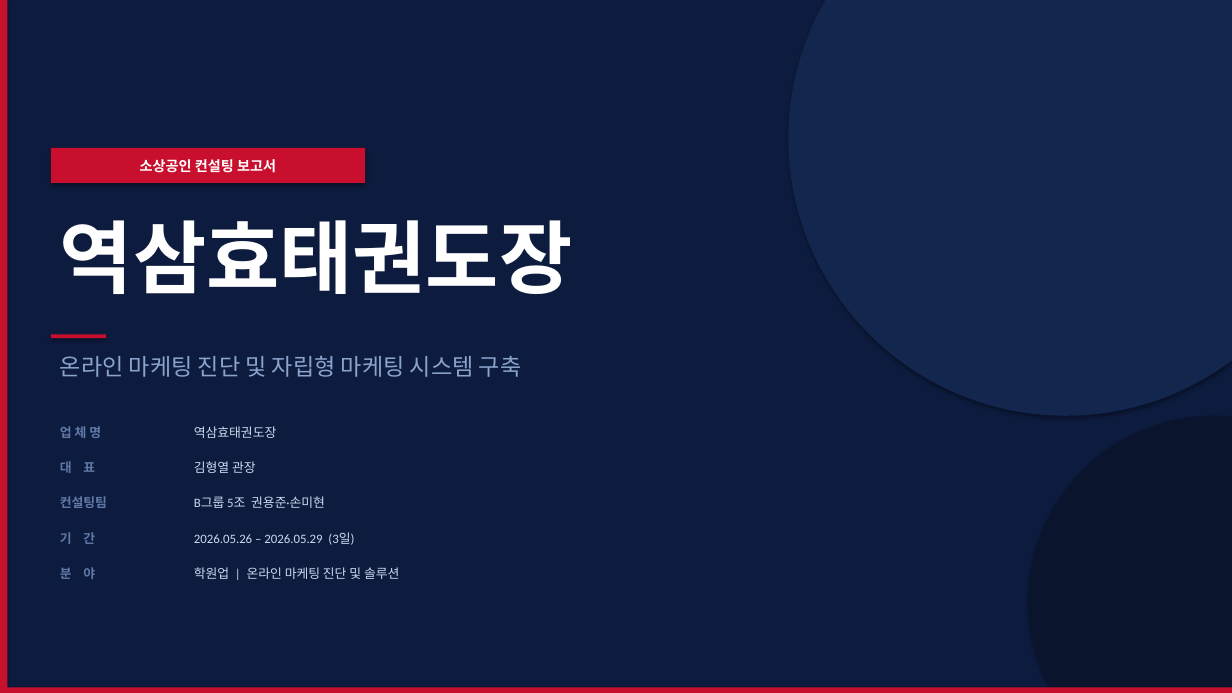
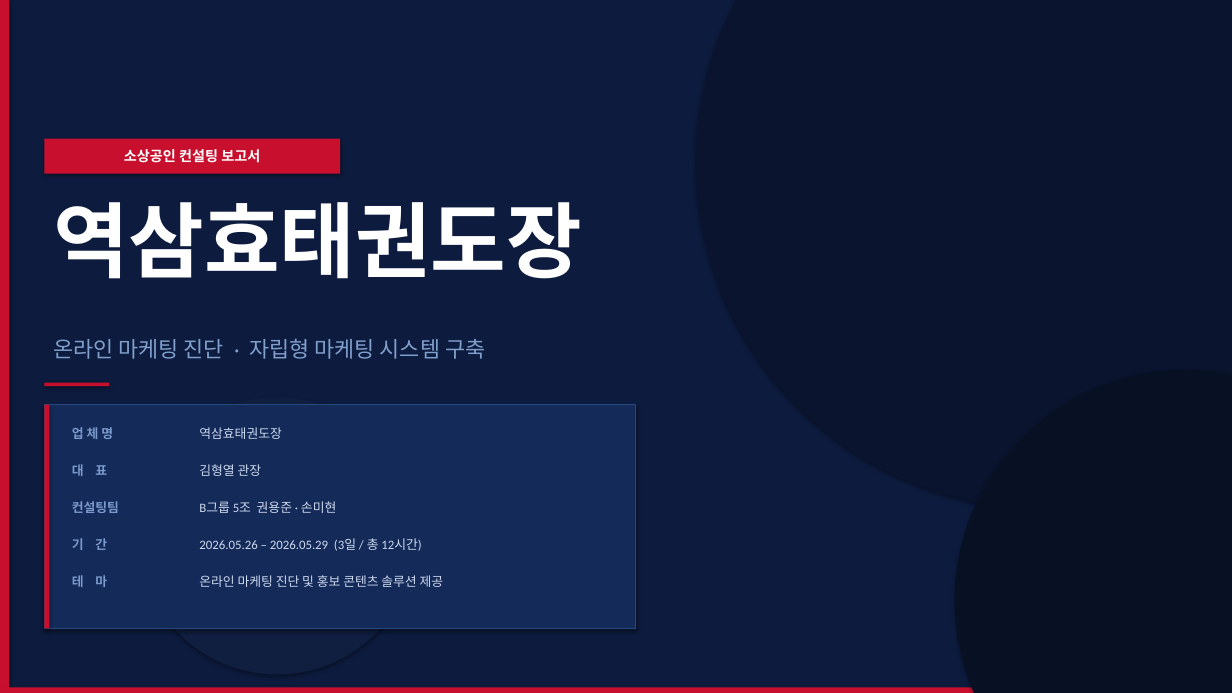
Before and after one commit to pyutyubeu88-commits/-, a slide deck: slide 1 of 역삼효태권도장_온라인마케팅컨설팅_보고서.pptx. Drawn at 1232x693 pixels with LibreOffice and Linux fonts; fonts in the diff are those of the drawing. Boxes give left, top, right and bottom in pixels: in the first picture for what was removed or moved away, otherwise in the second. Text is boxed around its words. In the diff, an @@ line names an element or a change of style, - is before the commit and + after.

```diff
--- a/역삼효태권도장_온라인마케팅컨설팅_보고서.pptx
+++ b/역삼효태권도장_온라인마케팅컨설팅_보고서.pptx
@@ ellipse: place and size @@
-ellipse at bbox=[788, 0, 1232, 416]
+ellipse at bbox=[696, 0, 1232, 508]
@@ ellipse at bbox=[696, 0, 1232, 508]: fill #12264E to #0A142E @@
@@ rectangle "소상공인 컨설팅 보고서": place and size @@
-rectangle "소상공인 컨설팅 보고서" at bbox=[51, 148, 365, 183]
+rectangle "소상공인 컨설팅 보고서" at bbox=[44, 139, 340, 174]
@@ text "역삼효태권도장": place and size @@
-text "역삼효태권도장" at bbox=[60, 220, 572, 294]
+text "역삼효태권도장" at bbox=[53, 202, 582, 279]
@@ text "역삼효태권도장" at bbox=[53, 202, 582, 279]: size 62 to 64 pt @@
@@ text at bbox=[53, 339, 485, 359]: text changed; size 18 to 17 pt; text colour #8AA4CC to #80A0CC @@
-온라인 마케팅 진단 및 자립형 마케팅 시스템 구축
+온라인 마케팅 진단 · 자립형 마케팅 시스템 구축
@@ rectangle: place and size @@
-rectangle at bbox=[51, 335, 106, 338]
+rectangle at bbox=[44, 383, 109, 386]
@@ ellipse: place and size @@
-ellipse at bbox=[1029, 416, 1232, 693]
+ellipse at bbox=[955, 370, 1232, 693]
@@ ellipse at bbox=[955, 370, 1232, 693]: fill #0A142C to #081024 @@
@@ rectangle added at bbox=[44, 405, 636, 628], fill #142A58, outline #284880 0.75 pt @@
@@ rectangle added at bbox=[44, 405, 50, 628], fill #C8102E @@
@@ ellipse added at bbox=[139, 397, 416, 675], fill #101E40 @@
@@ text "업 체 명": place and size @@
-text "업 체 명" at bbox=[60, 426, 101, 438]
+text "업 체 명" at bbox=[72, 427, 113, 439]
@@ text "역삼효태권도장": place and size @@
-text "역삼효태권도장" at bbox=[194, 426, 276, 438]
+text "역삼효태권도장" at bbox=[199, 427, 281, 439]
@@ text "대 표": place and size @@
-text "대 표" at bbox=[60, 461, 95, 473]
+text "대 표" at bbox=[72, 464, 107, 476]
@@ text "김형열 관장": place and size @@
-text "김형열 관장" at bbox=[194, 461, 256, 473]
+text "김형열 관장" at bbox=[199, 464, 262, 476]
@@ text "컨설팅팀": place and size @@
-text "컨설팅팀" at bbox=[60, 496, 107, 508]
+text "컨설팅팀" at bbox=[72, 501, 119, 513]
@@ text at bbox=[199, 501, 336, 513]: spaces changed @@
-B그룹 5조 권용준·손미현
+B그룹 5조 권용준 · 손미현
@@ text colour #607AA8 to #7A99CC in 4 elements at bbox=[72, 427, 113, 439], bbox=[72, 464, 107, 476], bbox=[72, 501, 119, 513], bbox=[72, 538, 107, 550] @@
@@ text "기 간": place and size @@
-text "기 간" at bbox=[60, 532, 95, 544]
+text "기 간" at bbox=[72, 538, 107, 550]
@@ text at bbox=[199, 538, 421, 551]: text changed @@
-2026.05.26 – 2026.05.29 (3일)
+2026.05.26 – 2026.05.29 (3일 / 총 12시간)
@@ text removed at bbox=[60, 567, 95, 579] @@
-분 야
@@ text added at bbox=[72, 575, 107, 587], 10 pt, text #7A99CC, bold @@
+테 마
@@ text at bbox=[199, 575, 444, 587]: text changed @@
-학원업 | 온라인 마케팅 진단 및 솔루션
+온라인 마케팅 진단 및 홍보 콘텐츠 솔루션 제공
```
Also in this commit, not shown: 14 other slides changed, 1 other file.
